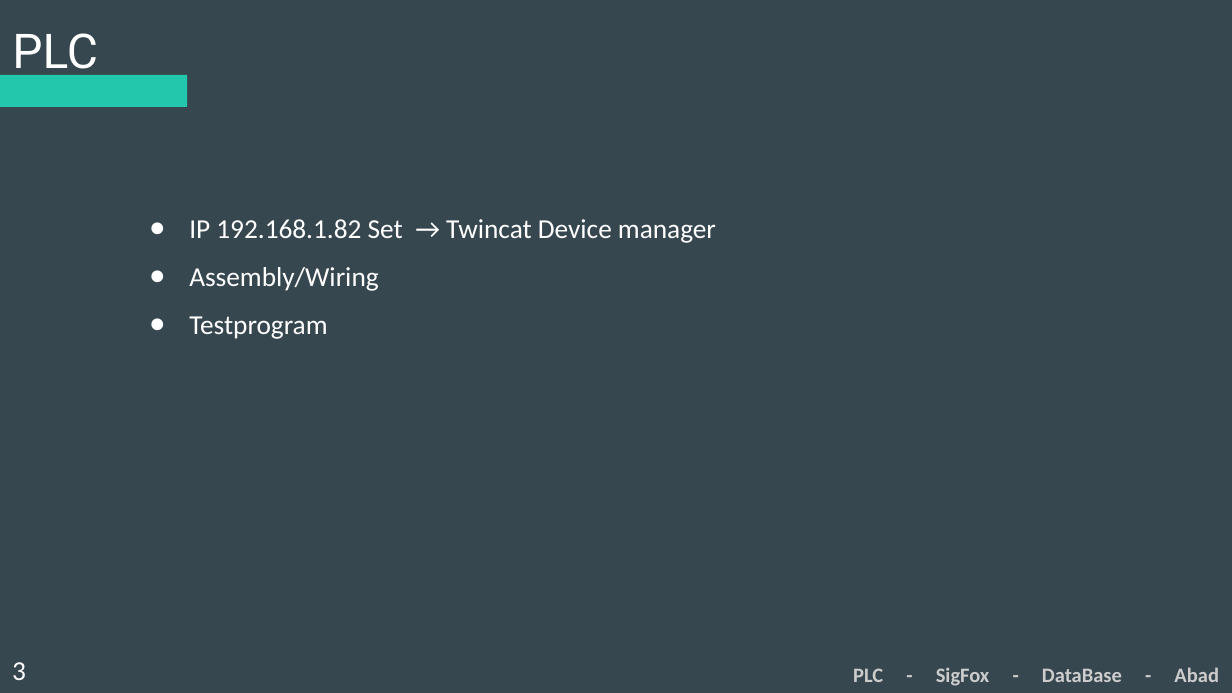
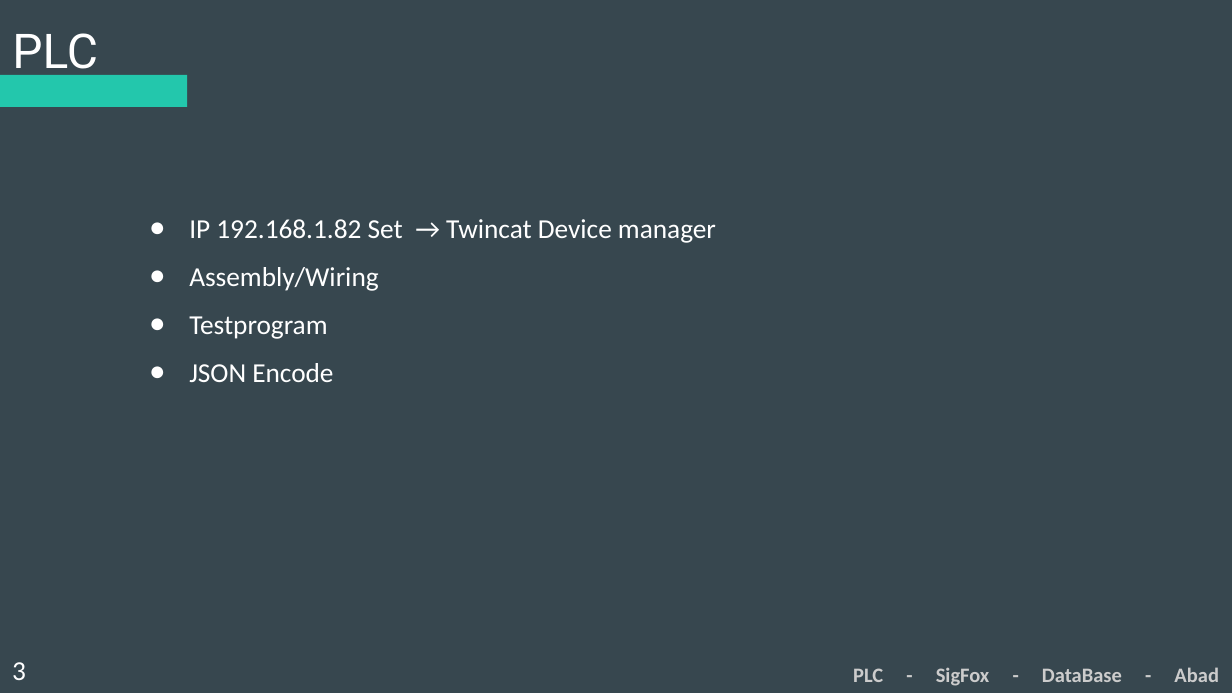
Before and after one commit to Koffiejoe/IA-EnOcean, a slide deck: slide 3 of Presentaties/3Wekelijkse PowerPoint/nieuweppt.pptx. Drawn at 1232x693 pixels with LibreOffice and Linux fonts; fonts in the diff are those of the drawing. Boxes give left, top, right and bottom in pixels: in the first picture for what was removed or moved away, otherwise in the second. Text is boxed around its words. In the diff, an @@ line names an element or a change of style, - is before the commit and + after.

Commit message:
update ppt

```diff
--- a/Presentaties/3Wekelijkse PowerPoint/nieuweppt.pptx
+++ b/Presentaties/3Wekelijkse PowerPoint/nieuweppt.pptx
@@ subtitle at [189,363,333,382]: paragraph added @@
+● JSON Encode
```
